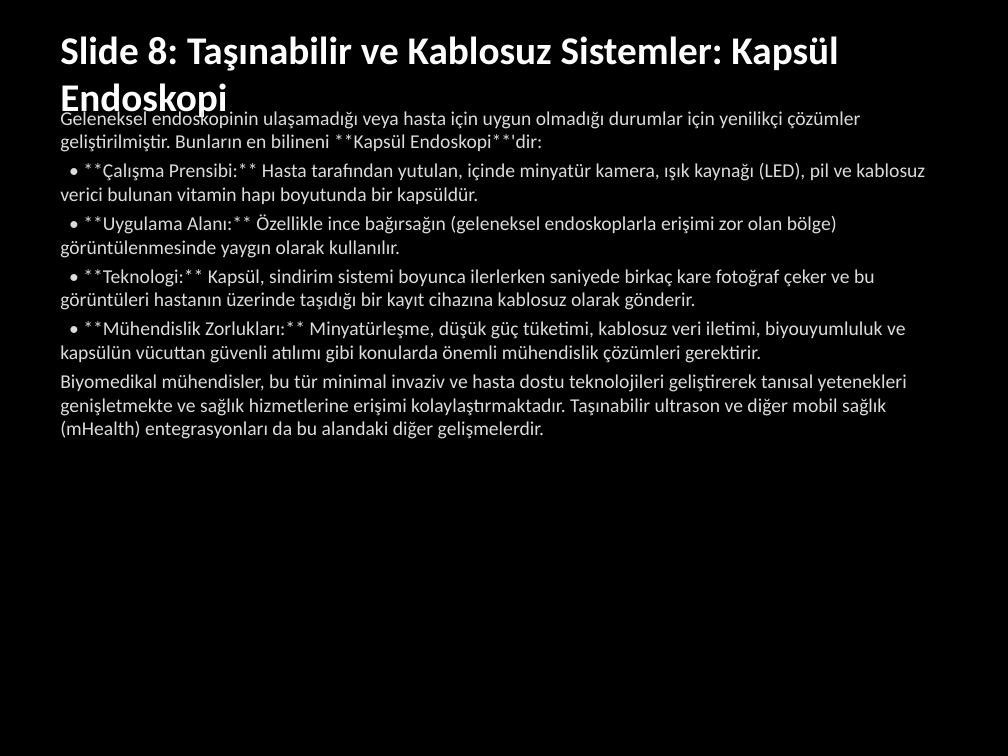
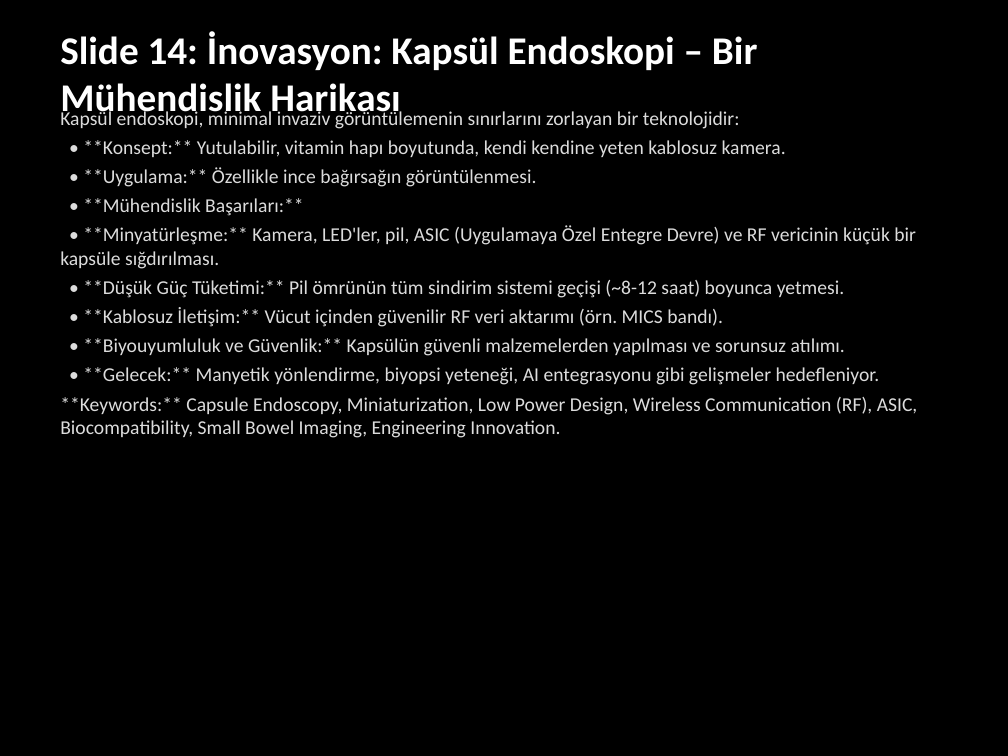
Before and after one commit to abdurrahimagca/tmp-midterm, a slide deck: slide 14 of bmg/biyomedikal_sunum.pptx (slide 8 before the commit). Drawn at 1008x756 pixels with LibreOffice and Linux fonts; fonts in the diff are those of the drawing. Boxes give left, top, right and bottom in pixels: in the first picture for what was removed or moved away, otherwise in the second. Text is boxed around its words. In the diff, an @@ line names an element or a change of style, - is before the commit and + after.

Commit message:
feat: Update presentation materials and add comprehensive Q&A section for endoscopy and colonoscopy topics

```diff
--- a/bmg/biyomedikal_sunum.pptx
+++ b/bmg/biyomedikal_sunum.pptx
@@ text at bbox=[60, 31, 757, 121]: text changed @@
-Slide 8: Taşınabilir ve Kablosuz Sistemler: Kapsül Endoskopi
+Slide 14: İnovasyon: Kapsül Endoskopi – Bir Mühendislik Harikası
@@ text at bbox=[60, 109, 918, 438]: text changed @@
-Geleneksel endoskopinin ulaşamadığı veya hasta için uygun olmadığı durumlar için yenilikçi çözümler geliştirilmiştir. Bunların en bilineni **Kapsül Endoskopi**'dir:
-• **Çalışma Prensibi:** Hasta tarafından yutulan, içinde minyatür kamera, ışık kaynağı (LED), pil ve kablosuz verici bulunan vitamin hapı boyutunda bir kapsüldür.
-• **Uygulama Alanı:** Özellikle ince bağırsağın (geleneksel endoskoplarla erişimi zor olan bölge) görüntülenmesinde yaygın olarak kullanılır.
-• **Teknologi:** Kapsül, sindirim sistemi boyunca ilerlerken saniyede birkaç kare fotoğraf çeker ve bu görüntüleri hastanın üzerinde taşıdığı bir kayıt cihazına kablosuz olarak gönderir.
-• **Mühendislik Zorlukları:** Minyatürleşme, düşük güç tüketimi, kablosuz veri iletimi, biyouyumluluk ve kapsülün vücuttan güvenli atılımı gibi konularda önemli mühendislik çözümleri gerektirir.
-Biyomedikal mühendisler, bu tür minimal invaziv ve hasta dostu teknolojileri geliştirerek tanısal yetenekleri genişletmekte ve sağlık hizmetlerine erişimi kolaylaştırmaktadır. Taşınabilir ultrason ve diğer mobil sağlık (mHealth) entegrasyonları da bu alandaki diğer gelişmelerdir.
+Kapsül endoskopi, minimal invaziv görüntülemenin sınırlarını zorlayan bir teknolojidir:
+• **Konsept:** Yutulabilir, vitamin hapı boyutunda, kendi kendine yeten kablosuz kamera.
+• **Uygulama:** Özellikle ince bağırsağın görüntülenmesi.
+• **Mühendislik Başarıları:**
+• **Minyatürleşme:** Kamera, LED'ler, pil, ASIC (Uygulamaya Özel Entegre Devre) ve RF vericinin küçük bir kapsüle sığdırılması.
+• **Düşük Güç Tüketimi:** Pil ömrünün tüm sindirim sistemi geçişi (~8-12 saat) boyunca yetmesi.
+• **Kablosuz İletişim:** Vücut içinden güvenilir RF veri aktarımı (örn. MICS bandı).
+• **Biyouyumluluk ve Güvenlik:** Kapsülün güvenli malzemelerden yapılması ve sorunsuz atılımı.
+• **Gelecek:** Manyetik yönlendirme, biyopsi yeteneği, AI entegrasyonu gibi gelişmeler hedefleniyor.
+**Keywords:** Capsule Endoscopy, Miniaturization, Low Power Design, Wireless Communication (RF), ASIC, Biocompatibility, Small Bowel Imaging, Engineering Innovation.
```
Also in this commit, not shown: 8 other slides changed, 9 slides added, 1 slide removed, 3 other files.
